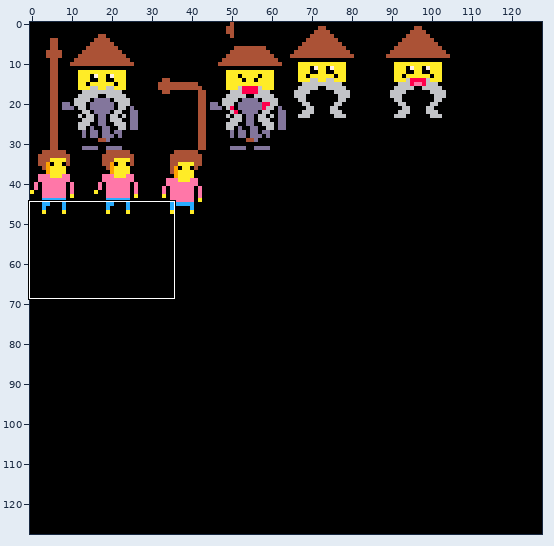
Sprite sheet, stored at patel_sprite.png. Above: a wide view before the commit, with the close-up outlined.
Close-up. Before the commit:
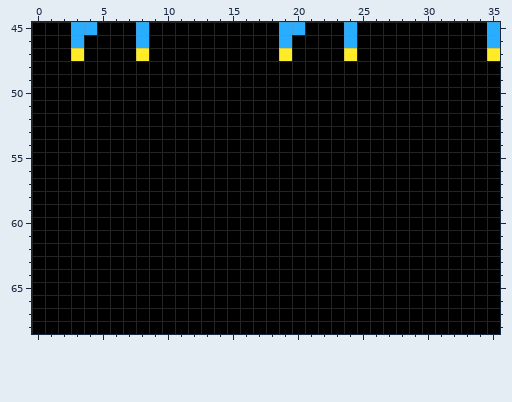
The file is 128x128 pixels. Shown: x 0..35, y 45..68.
The same view after the edit:
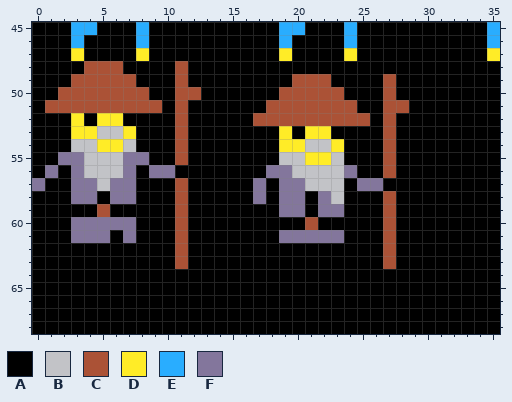
Palette (. is transparent): A #000000  B #c2c3c7  C #ab5236  D #ffec27  E #29adff  F #83769c
Commit message: ajout de sensei small sur la fiche principale
The exact change:
y 48: x 4..6 AAA -> CCC; x 11 A -> C
y 49: x 3..7 AAAAA -> CCCCC; x 11 A -> C; x 20..22 AAA -> CCC; x 27 A -> C
y 50: x 2..8 AAAAAAA -> CCCCCCC; x 11..12 AA -> CC; x 19..23 AAAAA -> CCCCC; x 27 A -> C
y 51: x 1..9 AAAAAAAAA -> CCCCCCCCC; x 11 A -> C; x 18..24 AAAAAAA -> CCCCCCC; x 27..28 AA -> CC
y 52: x 3 A -> D; x 5..6 AA -> DD; x 11 A -> C; x 17..25 AAAAAAAAA -> CCCCCCCCC; x 27 A -> C
y 53: x 3..7 AAAAA -> DDBBD; x 11 A -> C; x 19 A -> D; x 21..22 AA -> DD; x 27 A -> C
y 54: x 3..7 AAAAA -> BBDDB; x 11 A -> C; x 19..23 AAAAA -> DDBBD; x 27 A -> C
y 55: x 2..8 AAAAAAA -> FFBBBFF; x 11 A -> C; x 19..23 AAAAA -> BBDDB; x 27 A -> C
y 56: x 1 A -> F; x 3..7 AAAAA -> FBBBF; x 9..10 AA -> FF; x 18..24 AAAAAAA -> FFBBBBF; x 27 A -> C
y 57: x 0 A -> F; x 3..7 AAAAA -> FFBFF; x 11 A -> C; x 17 A -> F; x 19..23 AAAAA -> FFBBB; x 25..26 AA -> FF
y 58: x 3..4 AA -> FF; x 6..7 AA -> FF; x 11 A -> C; x 17 A -> F; x 19..20 AA -> FF; x 22..23 AA -> FB; x 27 A -> C
y 59: x 5 A -> C; x 11 A -> C; x 19..20 AA -> FF; x 22..23 AA -> FF; x 27 A -> C
y 60: x 3..7 AAAAA -> FFFFF; x 11 A -> C; x 21 A -> C; x 27 A -> C
y 61: x 3..5 AAA -> FFF; x 7 A -> F; x 11 A -> C; x 19..23 AAAAA -> FFFFF; x 27 A -> C
y 62..63: x 11 A -> C; x 27 A -> C
